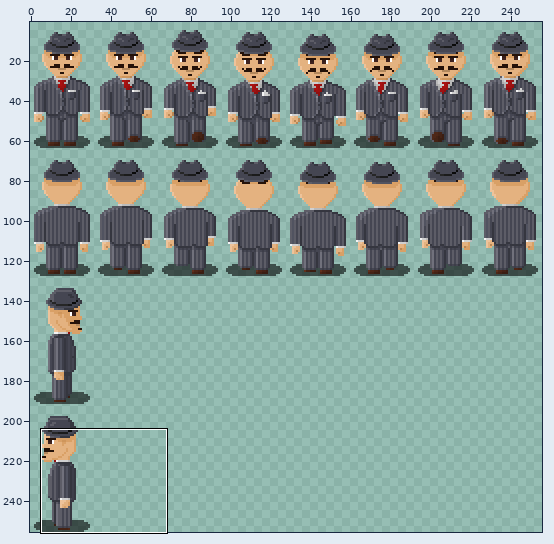
Edited in one commit: sprite sheet (Assets/sprites/character-sprites/mafioso.png). The first picture is a wide view before the edit; the outline marks the close-up.
Close-up. Earlier state:
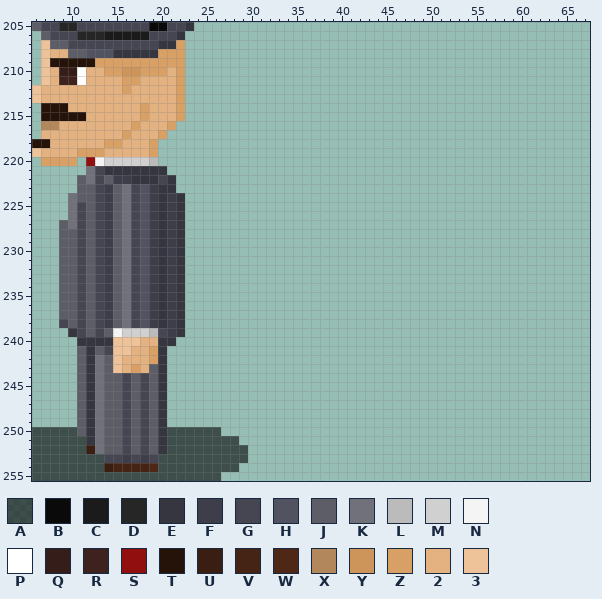
The file is 256x256 pixels. Colours within 5 levels of each other are drawn and written as one. Shown: x 6..67, y 205..255. The wide view leaves out empty margins. The commit also changed other parts of the picture, which this record leaves out.
Palette (. is transparent): A #00000095  B #0a0a0a  C #1b1b1b  D #262626  E #35363f  F #3d3e49  G #454652  H #515360  J #5d5d67  K #71717c  L #bbbbbb  M #d0d0d0  N #f4f4f4  P #ffffff  Q #351d1a  R #3e221e  S #910f0f  T #251209  U #3b1e12  V #452315  W #4e2717  X #b2875b  Y #ce955b  Z #d9a066  2 #e4b280  3 #eec39a
Pixels before (only the part around the change), first column x 6:
209 .3TTTTTZZZZZZZZZZ............................................
210 .32QQP22ZZYYZZZ2Z............................................
211 .32RRP2222ZZ2222Z............................................
212 3222222222Z22222Z............................................
213 3222222222222222Z............................................
214 .TTT22222222Z222Z............................................
215 .TTTTT222222Z222Z............................................
216 .XX22222222Z222Z.............................................
217 .222222222Z222Z..............................................
218 TT222222ZZ222Z...............................................
219 32222ZZZ22222Z...............................................
220 .ZZZZ.SNMMMMML...............................................
221 ......KGEEEEEEE..............................................
222 .....JKGJFFEEEGE.............................................
223 .....JJGFJKGHFEE.............................................
224 ....KJJGFJKGHFEFE............................................
225 ....KGJGFJKGHFEFE............................................
226 ....KGJGFJKGHFEFE............................................
227 ...JKGJGFJKGHFEFE............................................
228 ...JJGJGFJKGHFEFE............................................
229 ...JJGJGFJKGHFEFE............................................
230 ...JJGJGFJKGHFEFE............................................
231 ...JJGJGFJKGHFEFE............................................
232 ...JJGJGFJKGHFEFE............................................
233 ...JJGJGFJKGHFEFE............................................
234 ...JJGJGFJKGHFEFE............................................
235 ...JJGJGFJKGHFEFE............................................
236 ...JJGJGFJKGHFEFE............................................
237 ...JJGJGFJKGHFEFE............................................
238 ...GJGJGFJKGHFEFE............................................
239 ....EGJGJNMMMLGFE............................................
240 .....EEEE33322EE.............................................
241 .....JEJG3322ZE..............................................
242 .....JEKJ3222ZE..............................................
243 .....JEKJ32Z2JE..............................................
244 .....JEKJJGJGJE..............................................
245 .....JEKJJGJGJE..............................................
246 .....JEKJJGJGJE..............................................
247 .....JEKJJGJGJE..............................................
248 .....JEKJJGJGJE..............................................
249 .....JEKJJGJGJE..............................................
250 AAAAAJEKJJGJGJEAAAAAA........................................
251 AAAAAAEKJJGJGJEAAAAAAAA......................................
252 AAAAAAUKJJGJGJEAAAAAAAAA.....................................
253 AAAAAAAAGGFGFGAAAAAAAAAA.....................................
254 AAAAAAAAUVVVVWAAAAAAAAA......................................
255 AAAAAAAAAAAAAAAAAAAAA........................................
Once edited:
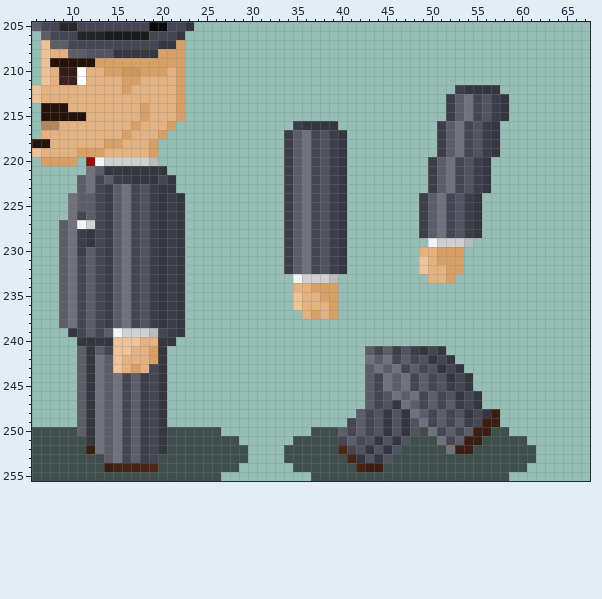
What changed:
Changed rows in their new state; - is an unchanged pixel.
first column x 9:
212 --------------------------------------------FEEEE----
213 -------------------------------------------FJKGHFE---
214 -------------------------------------------FJKGHFE---
215 -------------------------------------------FJKGHFE---
216 --------------------------FEEEE-----------FJKGHFE----
217 -------------------------FJKGHFE----------FJKGHFE----
218 -------------------------FJKGHFE----------FJKGHFE----
219 -------------------------FJKGHFE----------FJKGHFE----
220 -------------------------FJKGHFE---------FJKGHFE-----
221 ----J--------------------FJKGHFE---------FJKGHFE-----
222 -------------------------FJKGHFE---------FJKGHFE-----
223 ---K---------------------FJKGHFE---------FJKGHFE-----
224 -------------------------FJKGHFE--------FJKGHFE------
225 --J----------------------FJKGHFE--------FJKGHFE------
226 -------------------------FJKGHFE--------FJKGHFE------
227 --NM---------------------FJKGHFE--------FJKGHFE------
228 -KFE---------------------FJKGHFE--------FJKGHFE------
229 -KFE---------------------FJKGHFE---------NMMML-------
230 -KF----------------------FJKGHFE--------22ZZZ--------
231 -K-----------------------FJKGHFE--------32ZZZ--------
232 -K-----------------------FJKGHFE--------322ZZ--------
233 -K------------------------NMMML----------22Z---------
234 -K------------------------22ZZZ----------------------
235 -K------------------------322ZZ----------------------
236 -K------------------------3222Z----------------------
237 -K-------------------------2Z2Z----------------------
238 JK---------------------------------------------------
241 ----------------------------------JGJFHFEGE----------
242 ----------------------------------KJKGJGHEGE---------
243 ----------G-----------------------JKJKGJGHEGE--------
244 ------K--FG-----------------------JGKJKGJGHEGE-------
245 ------K--FG-----------------------JGKJKGJGHFGE-------
246 ------K--FG-----------------------JGHKJKGJGHEGE------
247 ------K--FG-----------------------JGHEKJGJGJFGE------
248 ------K--FG----------------------JGHEHEKJGJGHEGEU----
249 ------K--FG---------------------GJGHEHEHKGJGJFGUU----
250 ------K--FG-----------------AAAJGJGHEHEHAKGJGJUUAA---
251 ------K--FG---------------AAAAAGJGHEHEHAAAKGJUUAAAAA-
252 ------K--FG--------------AAAAAAWGHEHEHAAAAAKUUAAAAAAA
253 -----JKGJ----------------AAAAAAAVEHEHAAAAAAAAAAAAAAAA
254 --------------------------AAAAAAAVUUAAAAAAAAAAAAAAAA-
255 ----------------------------AAAAAAAAAAAAAAAAAAAAAA---
Changed places in both close-ups, as pixel boxes (x1, y1, x2, y2):
added: (419, 85, 509, 283)
added: (284, 121, 347, 319)
changed: (59, 166, 104, 328)
added: (284, 346, 536, 481)
changed: (104, 364, 158, 463)
